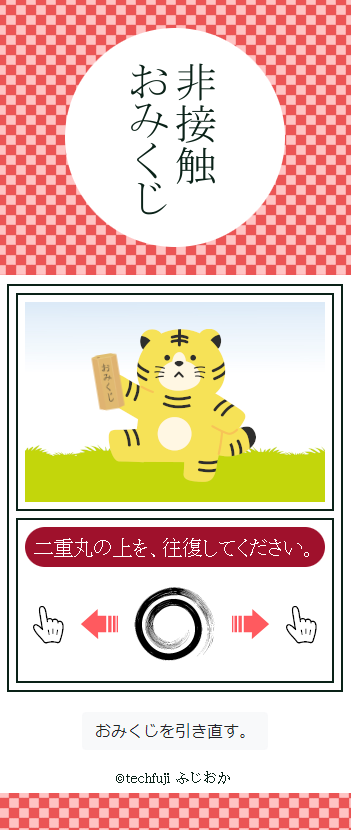
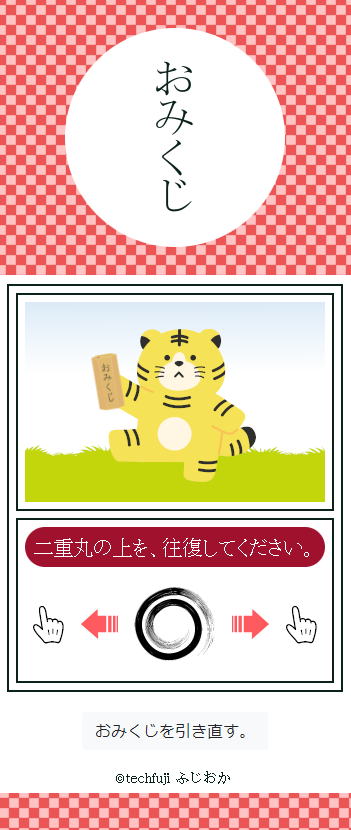
Layer changes from the first 351px x 830px image to the second:
renamed "非接触 ..." to "おみくじ", painted on it over [131, 61, 216, 215]
